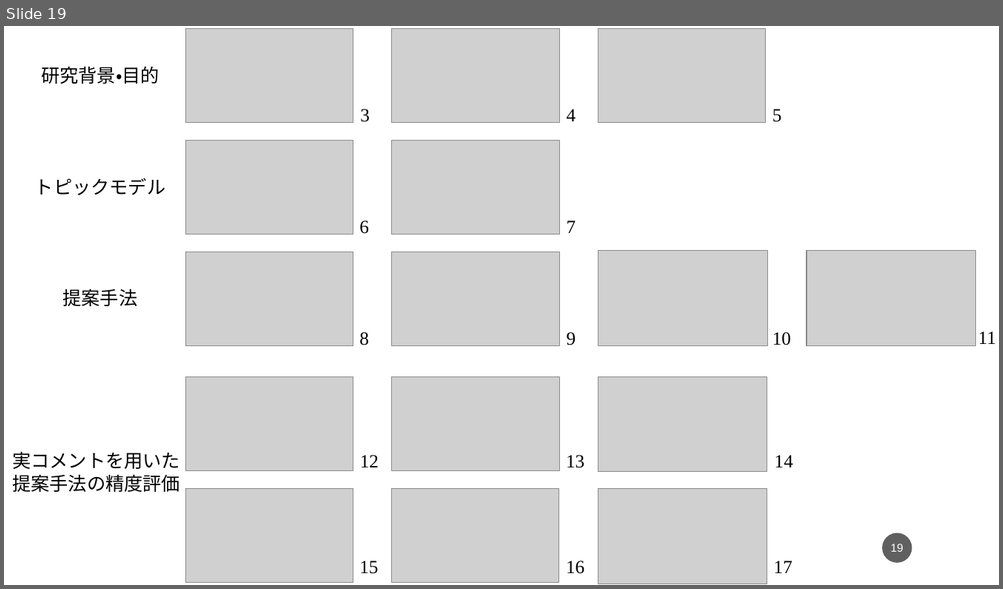
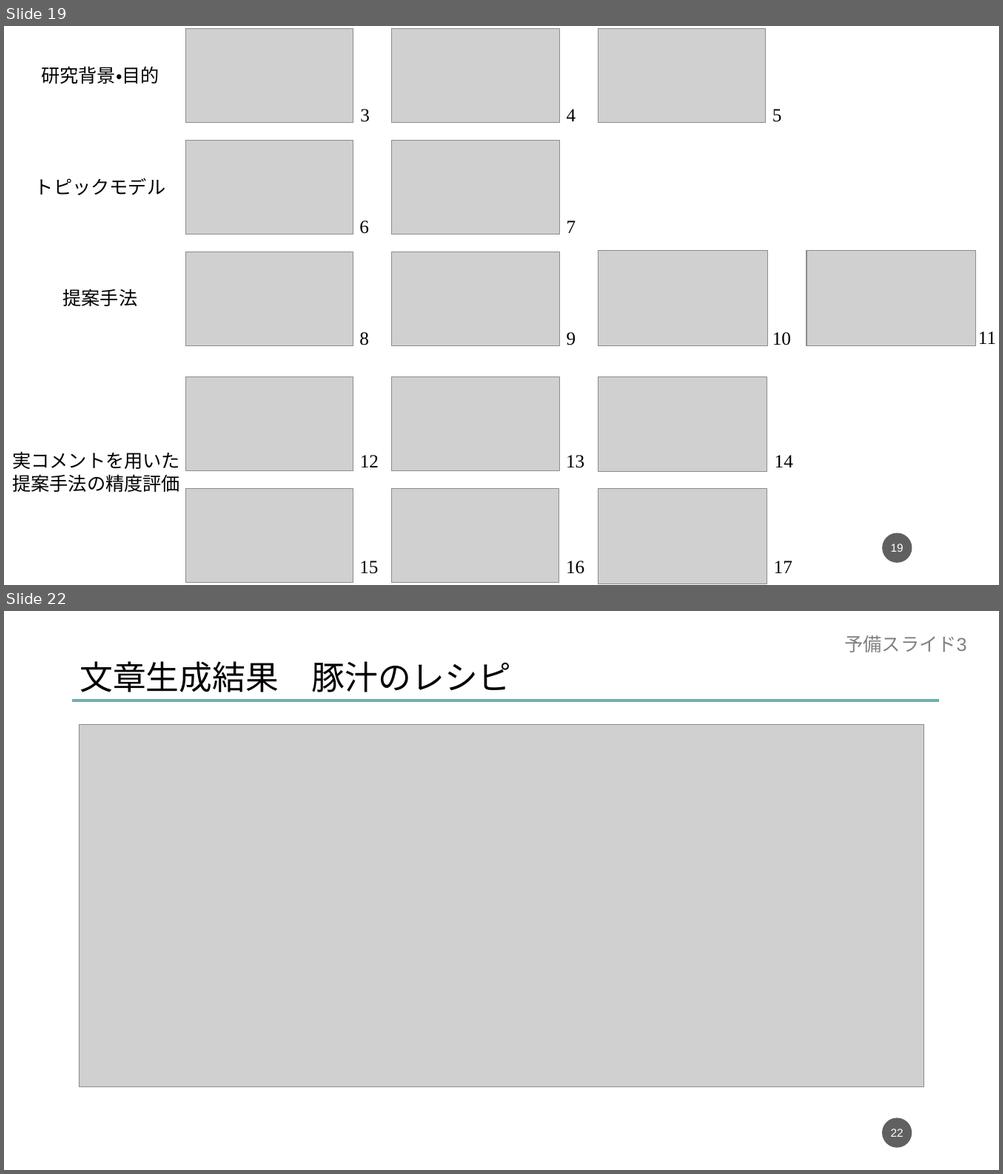
Before and after one commit to dora937nishikori/investigation, a slide deck: 修論/修論発表資料.pptx. Shown one above the other, each under a label of ours: slide 19 before the commit, slides 19 and 22 after it; the slides between them are not shown. The pictures are 1003x589 and 1003x1174 pixels, drawn with LibreOffice and Linux fonts; fonts in the diff are those of the drawing; grey boxes stand for pictures. Boxes give left, top, right and bottom in pixels: in the first picture for what was removed or moved away, otherwise in the second. Text is boxed around its words. In the diff, an @@ line names an element or a change of style, - is before the commit and + after.

```diff
--- a/修論/修論発表資料.pptx
+++ b/修論/修論発表資料.pptx
@@ slide 22 added at (4, 611, 999, 1170), background #FFFFFF @@
@@ text added at (844, 635, 966, 652), 18 pt, text #808080 @@
+予備スライド3
@@ text added at (79, 661, 511, 692), 32 pt, text #000000 @@
+文章生成結果 豚汁のレシピ
@@ line added from (73, 701) to (939, 701), #72ADAE 3 pt @@
@@ picture added at (79, 724, 924, 1088) @@
@@ page number added at (882, 1119, 912, 1148), fill #1D1D1D at 70% opacity, 11 pt, text #FFFFFF @@
+22
```
Also in this commit, not shown: 1 slide changed, 6 other slides added, 15 other files.
